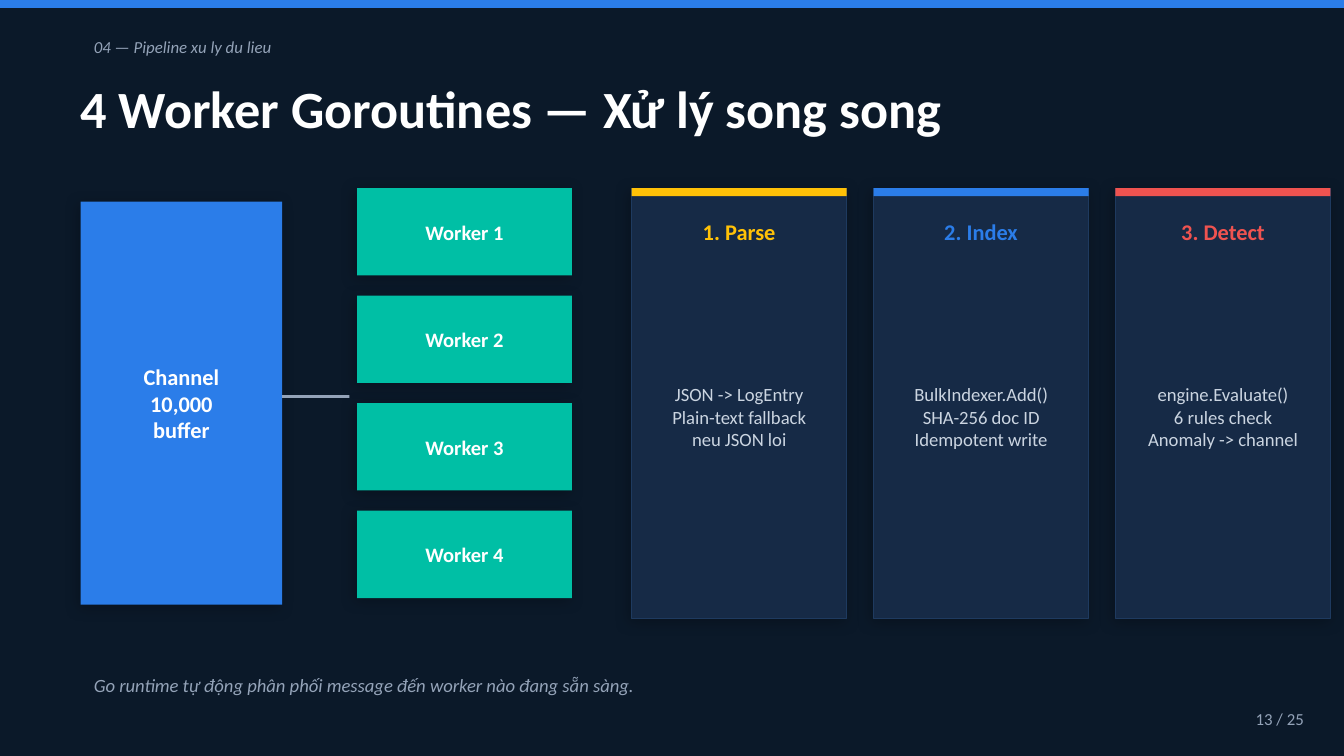
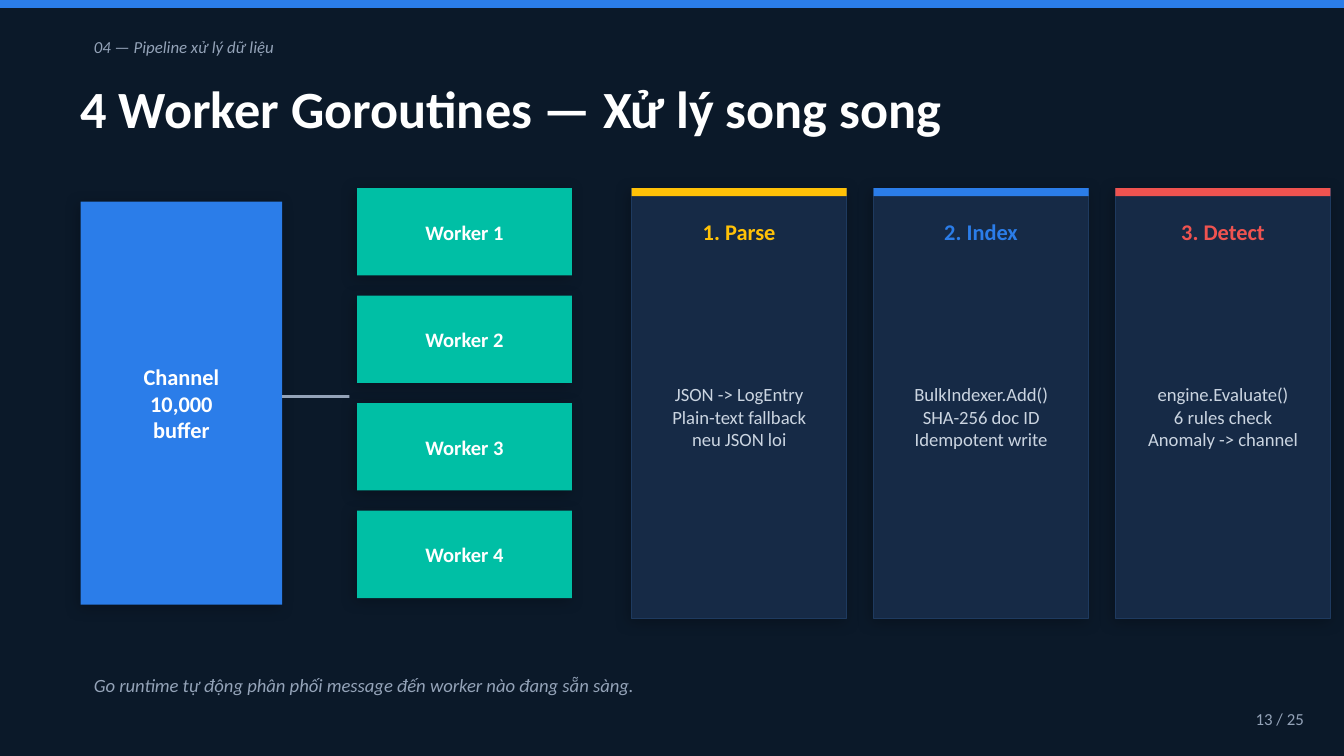
Before and after one commit to tienlamict/log-analytics-and-anomaly-detection, a slide deck: slide 13 of docs/presentation.pptx. Drawn at 1344x756 pixels with LibreOffice and Linux fonts; fonts in the diff are those of the drawing. Boxes give left, top, right and bottom in pixels: in the first picture for what was removed or moved away, otherwise in the second. Text is boxed around its words. In the diff, an @@ line names an element or a change of style, - is before the commit and + after.

```diff
--- a/docs/presentation.pptx
+++ b/docs/presentation.pptx
@@ text at box(94, 41, 273, 56): text changed @@
-04 — Pipeline xu ly du lieu
+04 — Pipeline xử lý dữ liệu
```
Also in this commit, not shown: 13 other slides changed.
